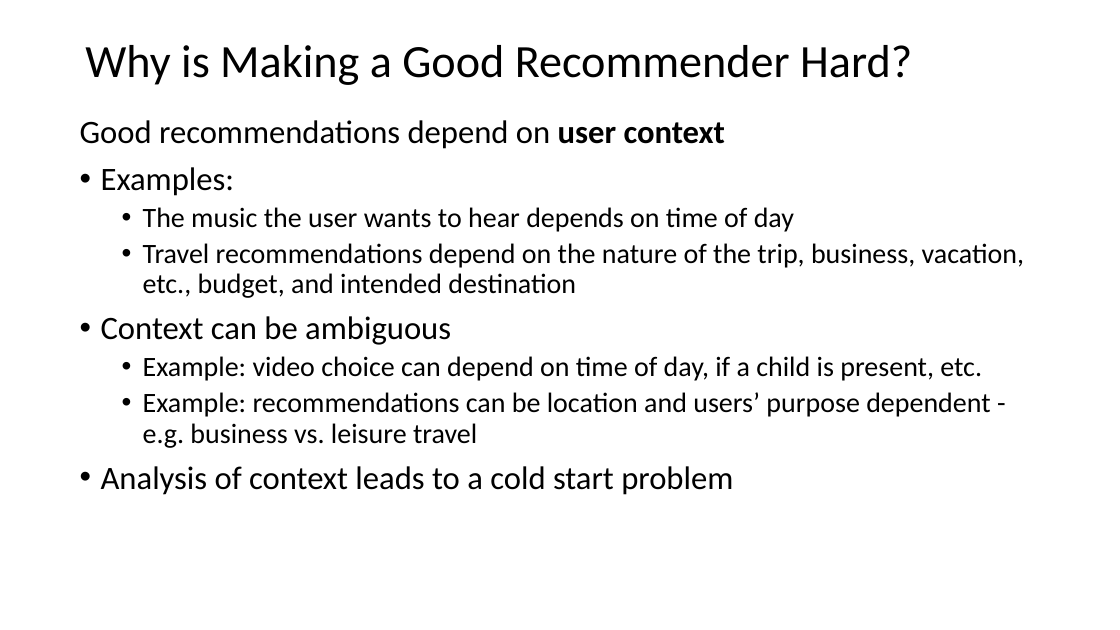
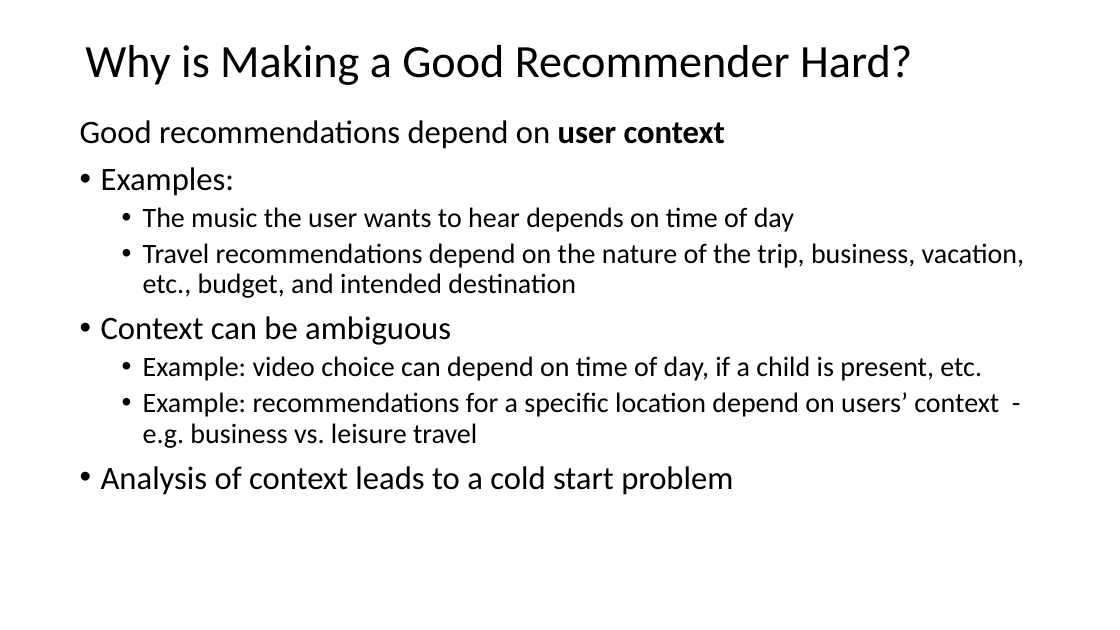
Before and after one commit to StephenElston/CSCI-E-108, a slide deck: slide 19 of slides/11_RecommenderSystems_Part1.pptx. Drawn at 1120x630 pixels with LibreOffice and Linux fonts; fonts in the diff are those of the drawing. Boxes give left, top, right and bottom in pixels: in the first picture for what was removed or moved away, otherwise in the second. Text is boxed around its words. In the diff, an @@ line names an element or a change of style, - is before the commit and + after.

```diff
--- a/slides/11_RecommenderSystems_Part1.pptx
+++ b/slides/11_RecommenderSystems_Part1.pptx
@@ text at box(143, 392, 999, 448): text changed @@
-  • Example: recommendations can be location and users’ purpose dependent - e.g. business vs. leisure travel
+  • Example: recommendations for a specific location depend on users’ context - e.g. business vs. leisure travel
```
Also in this commit, not shown: 4 other slides changed, 1 slide removed.
